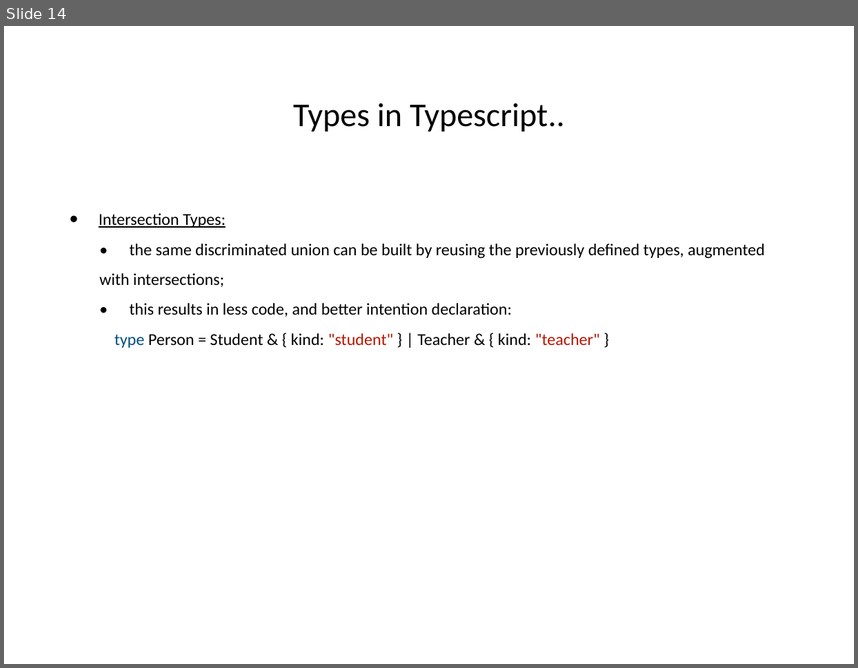
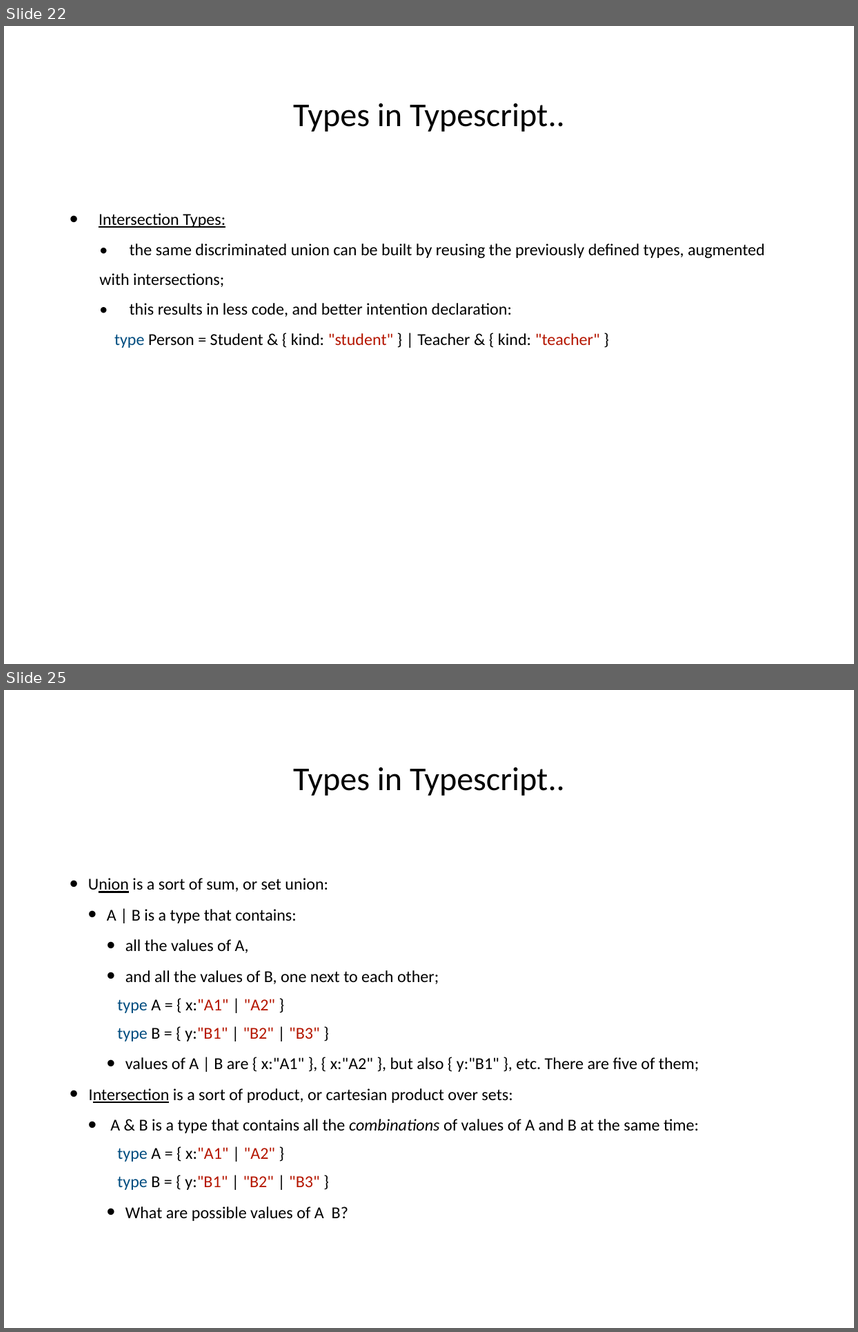
Before and after one commit to hogeschool/Development-5, a slide deck: Lectures/Lecture5/lesson5.pptx. Shown one above the other, each under a label of ours: slide 14 before the commit, slides 22 and 25 after it; the slides between them are not shown. The pictures are 858x668 and 858x1332 pixels, drawn with LibreOffice and Linux fonts; fonts in the diff are those of the drawing. Boxes give left, top, right and bottom in pixels: in the first picture for what was removed or moved away, otherwise in the second. Text is boxed around its words. In the diff, an @@ line names an element or a change of style, - is before the commit and + after.

```diff
--- a/Lectures/Lecture5/lesson5.pptx
+++ b/Lectures/Lecture5/lesson5.pptx
@@ slide 25 added at [4, 690, 854, 1328], background #FFFFFF @@
@@ title added at [293, 767, 565, 796], 40 pt, text #000000 @@
+Types in Typescript..
@@ text added at [88, 878, 699, 1221], 20 pt, text #000000 @@
+• Union is a sort of sum, or set union:
+  • A | B is a type that contains:
+    • all the values of A,
+    • and all the values of B, one next to each other;
+          type A = { x:"A1" | "A2" }
+          type B = { y:"B1" | "B2" | "B3" }
+    • values of A | B are { x:"A1" }, { x:"A2" }, but also { y:"B1" }, etc. There are five of them;
+• Intersection is a sort of product, or cartesian product over sets:
+  • A & B is a type that contains all the combinations of values of A and B at the same time:
+          type A = { x:"A1" | "A2" }
+          type B = { y:"B1" | "B2" | "B3" }
+    • What are possible values of A B?
@@ what was slide 14 is now slide 22 @@
```
Also in this commit, not shown: 6 slides changed, 10 other slides added, 1 other file.
